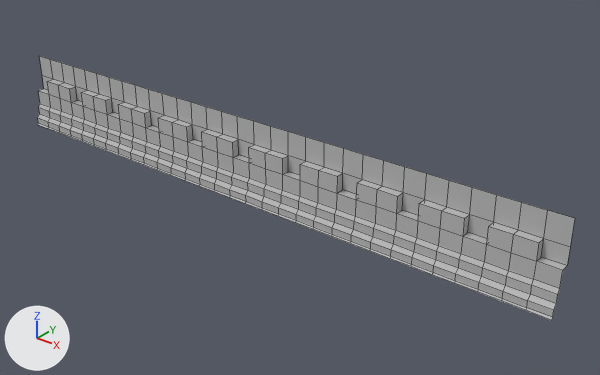
What one commit did to the FBX model Assets/Scenes/Models/Kit 1/LongWall_Top_Cren.fbx.
Rendered twice from a camera (50 mm lens) standing at (19.22, -6.62, 4.38) and looking at (13.64, 0.36, 0.06). Every picture has the same lights, and +X, +Y and +Z are marked at lower left. Mesh edges are drawn as thin lines. Where no turn or scale is listed for an object, it has been applied to the vertices.

Before the edit, the objects in view are built like this:
```python
me_mesh = bpy.data.meshes.new('Mesh')
me_mesh.from_pydata(...)  # 340 vertices, 299 faces; spans x -8.0..0.0, y -0.02..0.18, z 0.0..1.0
me_mesh.materials.append(mat_01___default)  # grey #bcbcbc
ob_longwall_top_cren = bpy.data.objects.new('LongWall_Top_Cren', me_mesh)
ob_longwall_top_cren.location = (17.0, -0.043, -0.15)
```
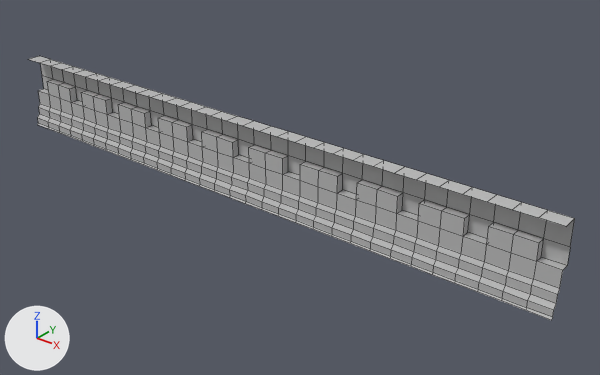
The newer file is also turned or shifted as a whole; pictures and numbers use the older file's frame.

Pixel boxes [x1, y1, x2, y2] of what changed, in the pictures (600 x 375 px):
'LongWall_Top_Cren', reshaped
    before: [37, 56, 575, 320]
    after: [29, 56, 575, 320]
part 1 of me_mesh, added
    after: [29, 56, 575, 226]

The change, as a diff of the scene's bpy script:
```diff
--- a/Assets/Scenes/Models/Kit 1/LongWall_Top_Cren.fbx.py
+++ b/Assets/Scenes/Models/Kit 1/LongWall_Top_Cren.fbx.py
@@ me_mesh @@
 # used by ob_longwall_top_cren; location = (17.0, -0.043, -0.15)
-me_mesh.from_pydata(...)  # 340 vertices, 299 faces; spans x -8.0..0.0, y -0.02..0.18, z 0.0..1.0
+me_mesh.from_pydata(...)  # 372 vertices, 330 faces; spans x -8.0..0.0, y -0.02..0.18, z 0.0..1.0
+# me_mesh part 1
+# 32 new vertices lie (0.0, -0.2, 0.0) away from vertices in x -8.0..0.0, y 0.18, z 1.0
+# 31 new faces join them
 me_mesh.materials.append(mat_01___default)
```
